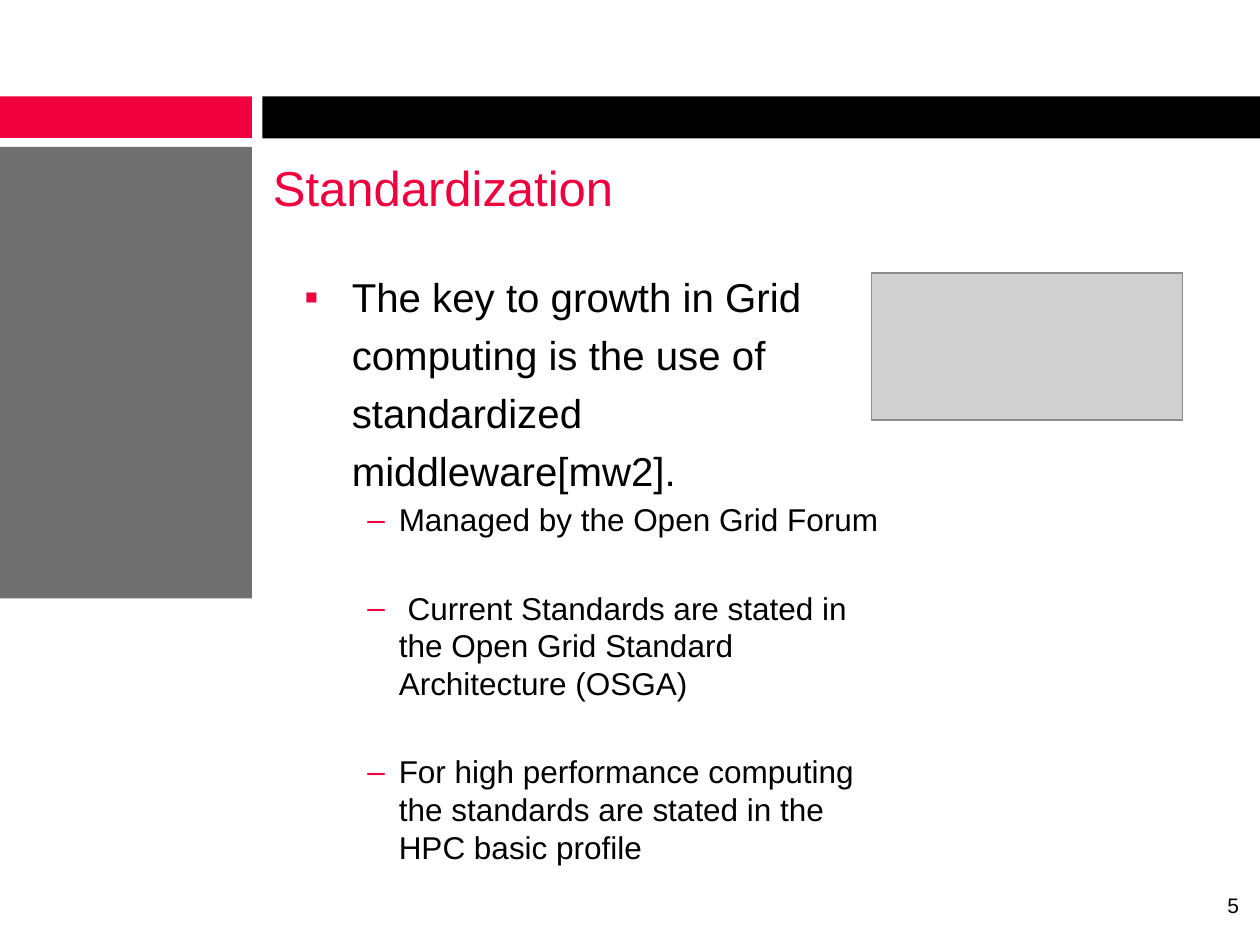
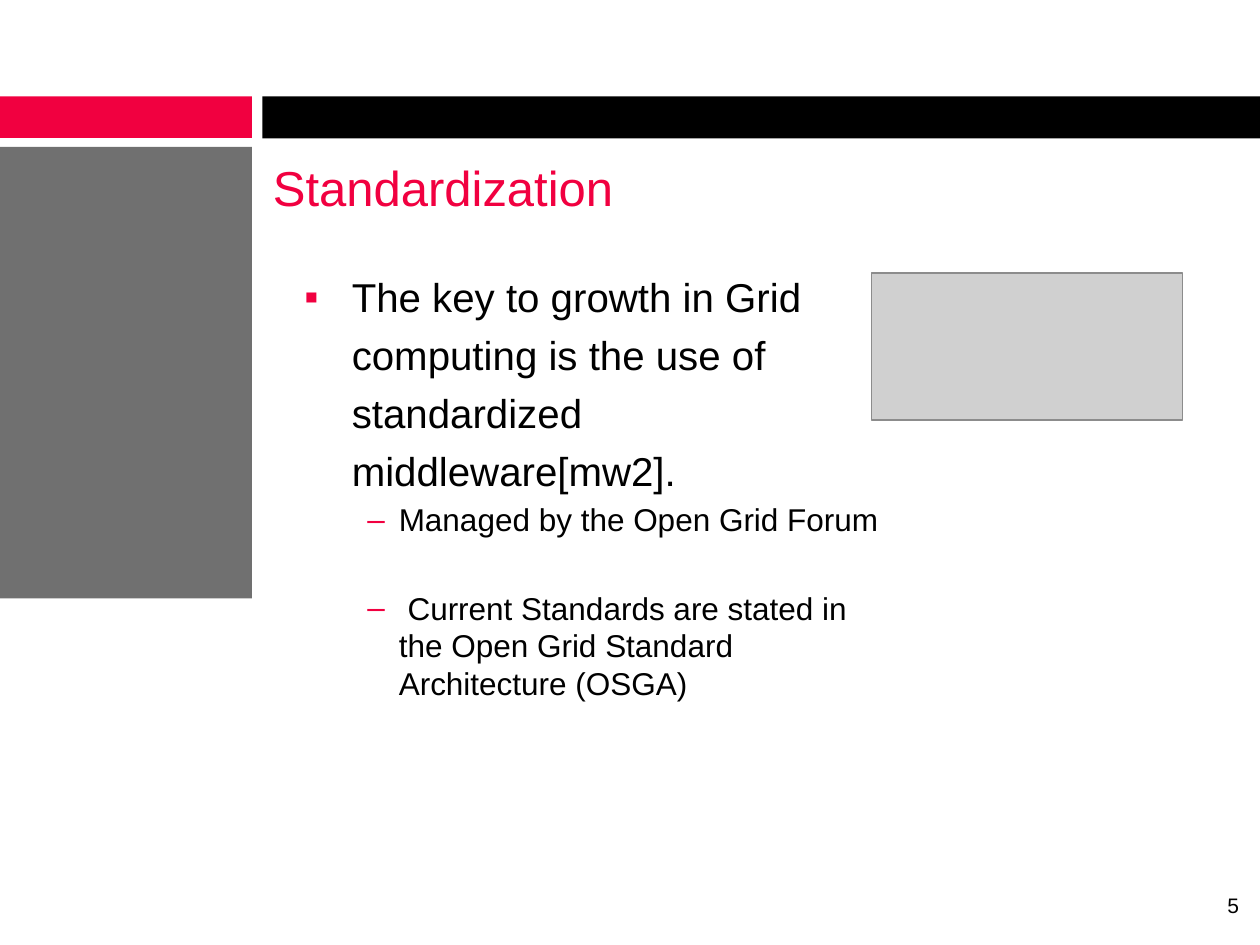
Before and after one commit to alexcraig/Sysc4806-Alarm-System, a slide deck: slide 5 of presentation_slides/Slides_MWright.pptx. Drawn at 1260x945 pixels with LibreOffice and Linux fonts; fonts in the diff are those of the drawing; grey boxes stand for pictures; background and template pictures are left out. Boxes give left, top, right and bottom in pixels: in the first picture for what was removed or moved away, otherwise in the second. Text is boxed around its words. In the diff, an @@ line names an element or a change of style, - is before the commit and + after.

```diff
--- a/presentation_slides/Slides_MWright.pptx
+++ b/presentation_slides/Slides_MWright.pptx
@@ text at bbox=[399, 760, 853, 865]: paragraph removed @@
-  – For high performance computing the standards are stated in the HPC basic profile
```
Also in this commit, not shown: 1 other slide changed.
